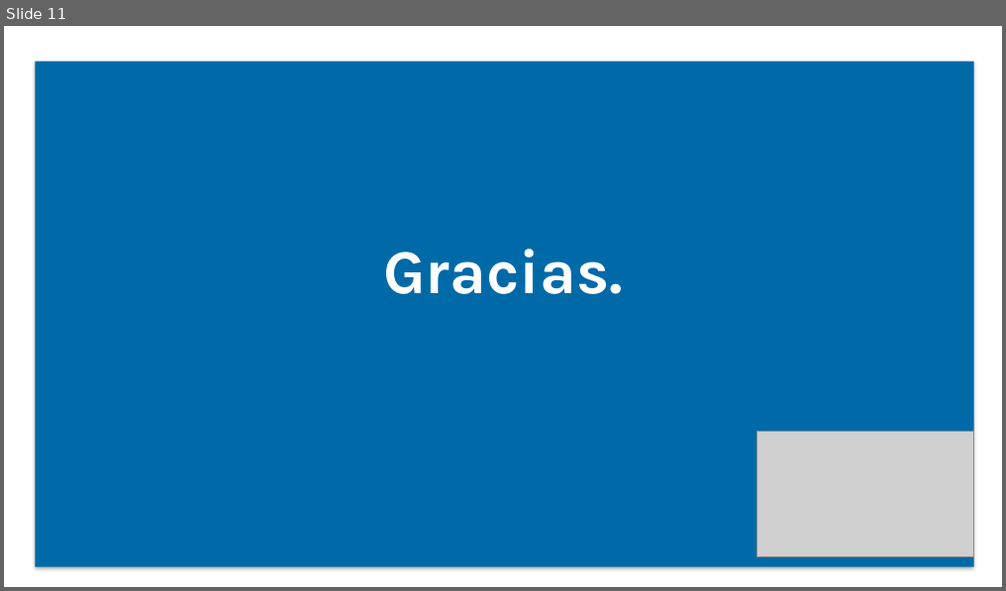
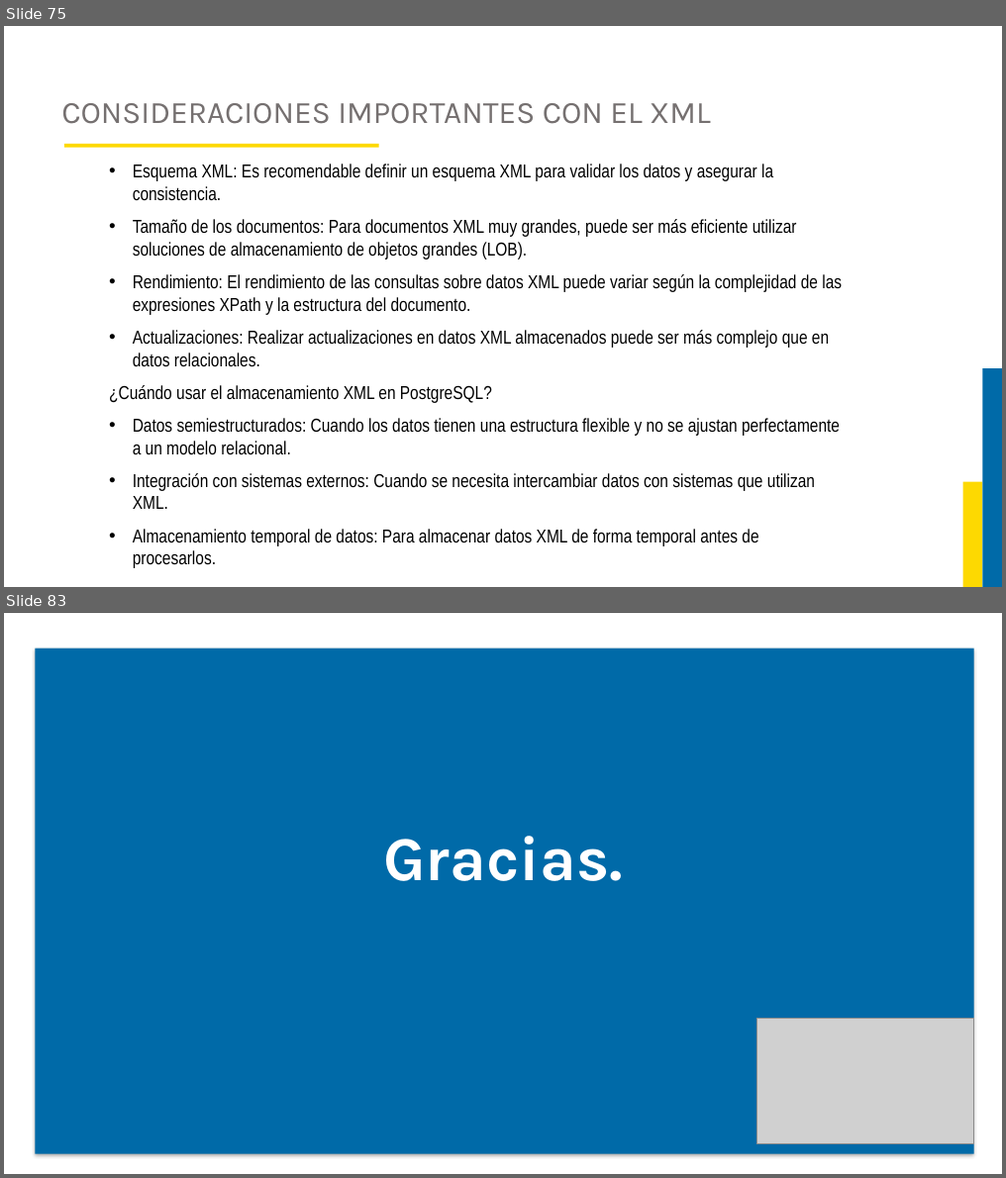
Before and after one commit to JorgeAlejandroAguirreGutierrez/proyecto-luis, a slide deck: Curso Base de Datos 2/Diapositivas.pptx. Shown one above the other, each under a label of ours: slide 11 before the commit, slides 75 and 83 after it; the slides between them are not shown. The pictures are 1006x591 and 1006x1178 pixels, drawn with LibreOffice and Linux fonts; fonts in the diff are those of the drawing; grey boxes stand for pictures; background and template pictures are left out. Boxes give left, top, right and bottom in pixels: in the first picture for what was removed or moved away, otherwise in the second. Text is boxed around its words. In the diff, an @@ line names an element or a change of style, - is before the commit and + after.

```diff
--- a/Curso Base de Datos 2/Diapositivas.pptx
+++ b/Curso Base de Datos 2/Diapositivas.pptx
@@ slide 75 added at <box>4,26,1002,587</box>, background #FFFFFF @@
@@ title added at <box>61,103,711,124</box>, 30 pt, text #757070 @@
+CONSIDERACIONES IMPORTANTES CON EL XML
@@ rectangle added at <box>63,144,378,148</box>, fill #FDD901 @@
@@ text added at <box>109,164,842,569</box>, 18 pt, text #000000 @@
+• Esquema XML: Es recomendable definir un esquema XML para validar los datos y asegurar la consistencia.
+• Tamaño de los documentos: Para documentos XML muy grandes, puede ser más eficiente utilizar soluciones de almacenamiento de objetos grandes (LOB).
+• Rendimiento: El rendimiento de las consultas sobre datos XML puede variar según la complejidad de las expresiones XPath y la estructura del documento.
+• Actualizaciones: Realizar actualizaciones en datos XML almacenados puede ser más complejo que en datos relacionales.
+¿Cuándo usar el almacenamiento XML en PostgreSQL?
+• Datos semiestructurados: Cuando los datos tienen una estructura flexible y no se ajustan perfectamente a un modelo relacional.
+• Integración con sistemas externos: Cuando se necesita intercambiar datos con sistemas que utilizan XML.
+• Almacenamiento temporal de datos: Para almacenar datos XML de forma temporal antes de procesarlos.
@@ rectangle added at <box>982,369,1002,587</box>, fill #006AA8 @@
@@ rectangle added at <box>963,482,982,587</box>, fill #FDD901 @@
@@ what was slide 11 is now slide 83 @@
```
Also in this commit, not shown: 3 slides changed, 72 other slides added, 1 slide removed, 1 other file.
